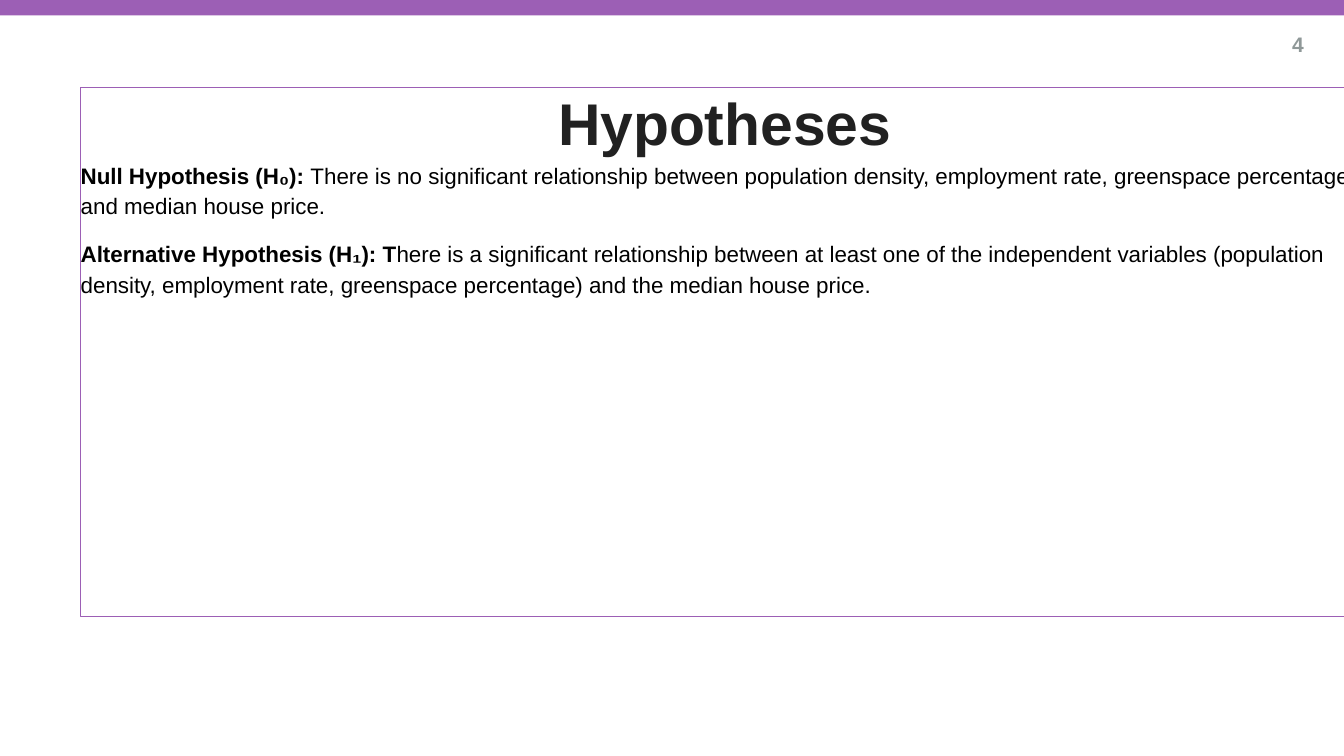
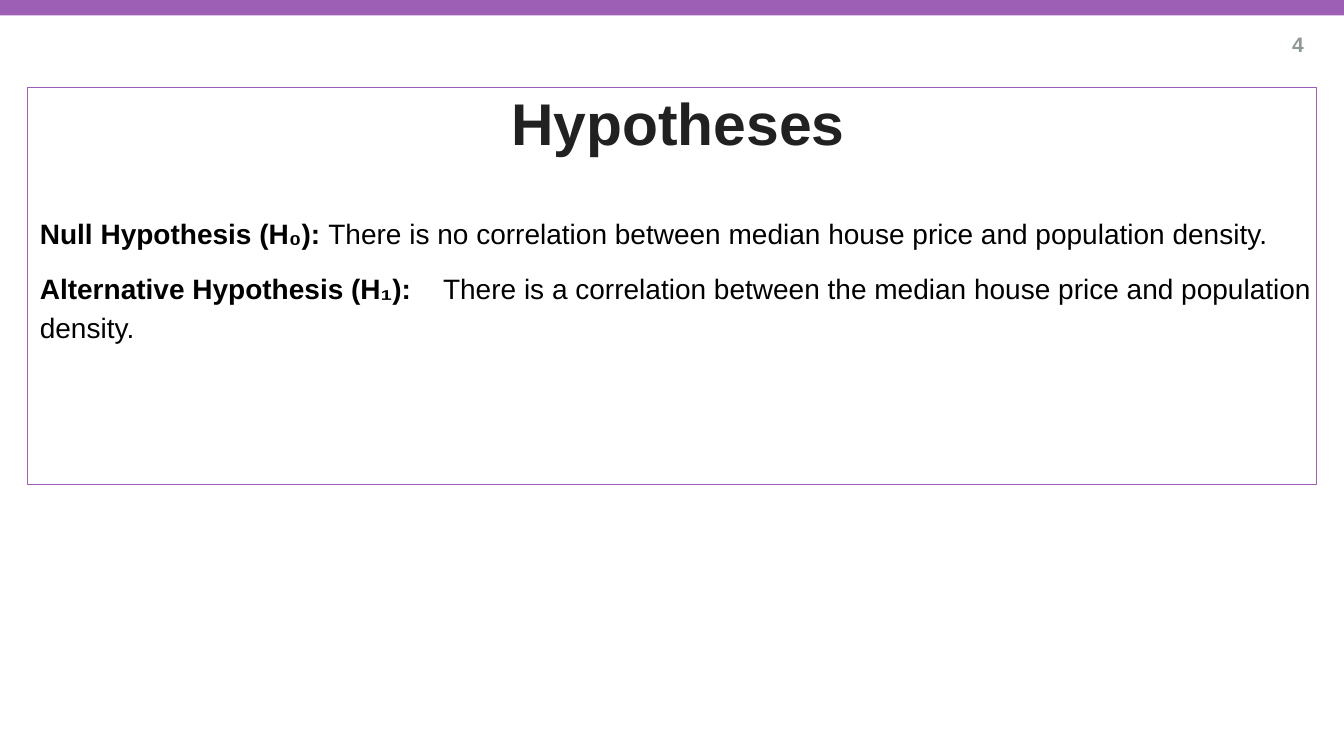
Before and after one commit to er23abe/A238_Team_Research, a slide deck: slide 4 of Group-A238.pptx. Drawn at 1344x756 pixels with LibreOffice and Linux fonts; fonts in the diff are those of the drawing; background and template pictures are left out. Boxes give left, top, right and bottom in pixels: in the first picture for what was removed or moved away, otherwise in the second. Text is boxed around its words. In the diff, an @@ line names an element or a change of style, - is before the commit and + after.

Commit message:
I made some modifications to our reseach question, null hypothesis and alternate hypothesis. I also changed the name of the presenter to Azubuike Precious

```diff
--- a/Group-A238.pptx
+++ b/Group-A238.pptx
@@ title "Hypotheses": place and size @@
-title "Hypotheses" at [81, 87, 1344, 616]
+title "Hypotheses" at [28, 87, 1317, 485]
@@ title at [40, 223, 1310, 305]: text changed; size 16 to 20 pt @@
-Null Hypothesis (H₀): There is no significant relationship between population density, employment rate, greenspace percentage, and median house price.
-Alternative Hypothesis (H₁): There is a significant relationship between at least one of the independent variables (population density, employment rate, greenspace percentage) and the median house price.
+Null Hypothesis (H₀): There is no correlation between median house price and population density.
+Alternative Hypothesis (H₁): There is a correlation between the median house price and population density.
```
Also in this commit, not shown: 4 other slides changed.
